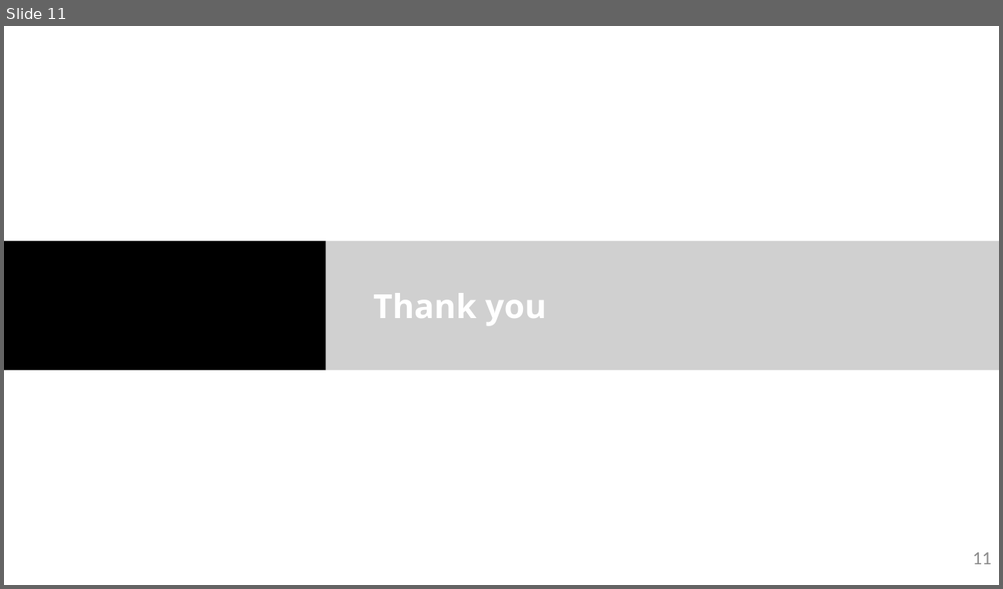
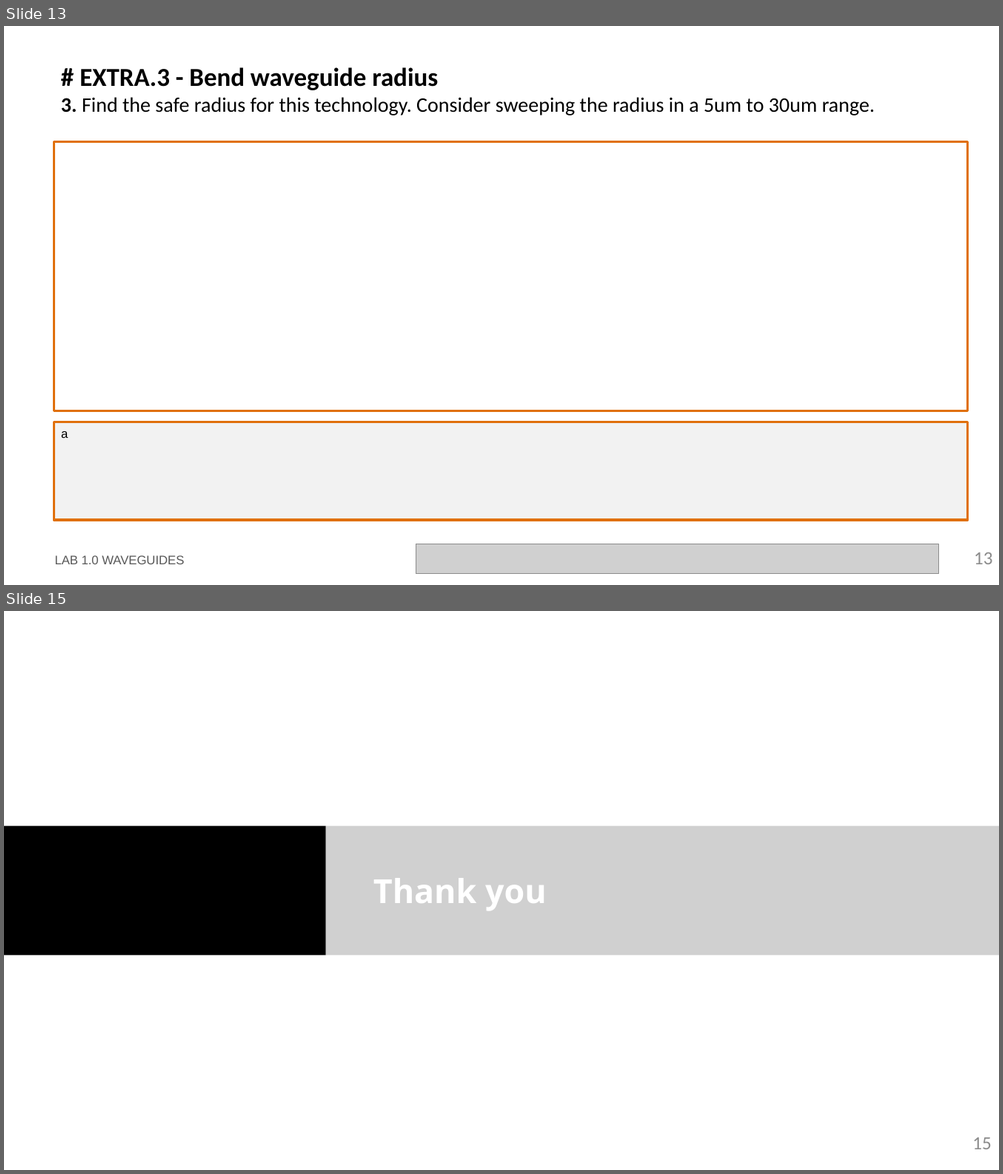
Before and after one commit to jllanoh/cifoin-lab1, a slide deck: LabBook_10.pptx. Shown one above the other, each under a label of ours: slide 11 before the commit, slides 13 and 15 after it; the slides between them are not shown. The pictures are 1003x589 and 1003x1174 pixels, drawn with LibreOffice and Linux fonts; fonts in the diff are those of the drawing; grey boxes stand for pictures; background and template pictures are left out. Boxes give left, top, right and bottom in pixels: in the first picture for what was removed or moved away, otherwise in the second. Text is boxed around its words. In the diff, an @@ line names an element or a change of style, - is before the commit and + after.

```diff
--- a/LabBook_10.pptx
+++ b/LabBook_10.pptx
@@ slide 13 added at (4,26,999,585), background #FFFFFF @@
@@ title added at (61,67,874,116), 20 pt, text #000000 @@
+# EXTRA.3 - Bend waveguide radius
+3. Find the safe radius for this technology. Consider sweeping the radius in a 5um to 30um range.
@@ rectangle added at (54,141,968,412), outline #E0700D 2.25 pt @@
@@ rectangle added at (54,423,968,520), fill #F2F2F2, outline #E0700D 2.25 pt, 12 pt, text #000000 @@
+a
@@ text added at (55,556,184,565), 12 pt, text #585858 @@
+LAB 1.0 WAVEGUIDES
@@ picture added at (416,545,939,574) @@
@@ page number added at (973,553,993,565), 18 pt, text #8C8C8C @@
+13
@@ what was slide 11 is now slide 15 @@
@@ page number at (972,1138,991,1150): text changed @@
-11
+15
```
Also in this commit, not shown: 3 other slides added, 1 other file.
